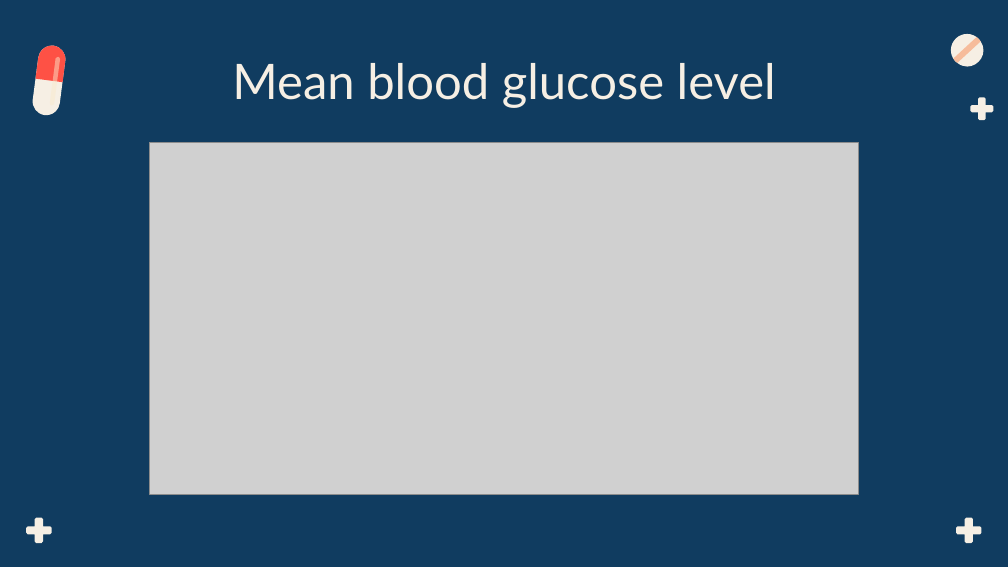
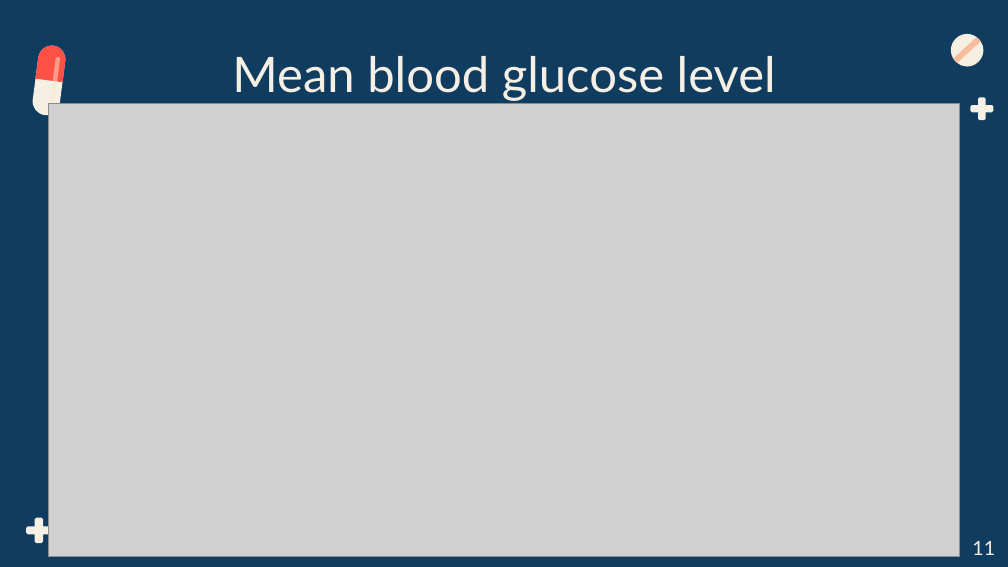
Before and after one commit to BME-Students/DDDM-Project7, a slide deck: slide 11 of From Finger Stick Blood Glucose Samples to the Predictive Power of continuous glucose monitoring.pptx (slide 12 before the commit). Drawn at 1008x567 pixels with LibreOffice and Linux fonts; fonts in the diff are those of the drawing; grey boxes stand for pictures. Boxes give left, top, right and bottom in pixels: in the first picture for what was removed or moved away, otherwise in the second. Text is boxed around its words. In the diff, an @@ line names an element or a change of style, - is before the commit and + after.

```diff
--- a/From Finger Stick Blood Glucose Samples to the Predictive Power of continuous glucose monitoring.pptx
+++ b/From Finger Stick Blood Glucose Samples to the Predictive Power of continuous glucose monitoring.pptx
@@ title "Mean blood glucose level": place and size @@
-title "Mean blood glucose level" at bbox=[232, 63, 776, 108]
+title "Mean blood glucose level" at bbox=[232, 56, 776, 101]
@@ picture: place and size @@
-picture at bbox=[150, 142, 859, 494]
+picture at bbox=[48, 104, 960, 557]
@@ freeform shape removed at bbox=[956, 518, 981, 543] @@
@@ text added at bbox=[972, 541, 995, 555], 14 pt, text #F6EFE4 @@
+11
```
Also in this commit, not shown: 13 other slides changed, 2 slides added, 3 slides removed, 4 other files.
